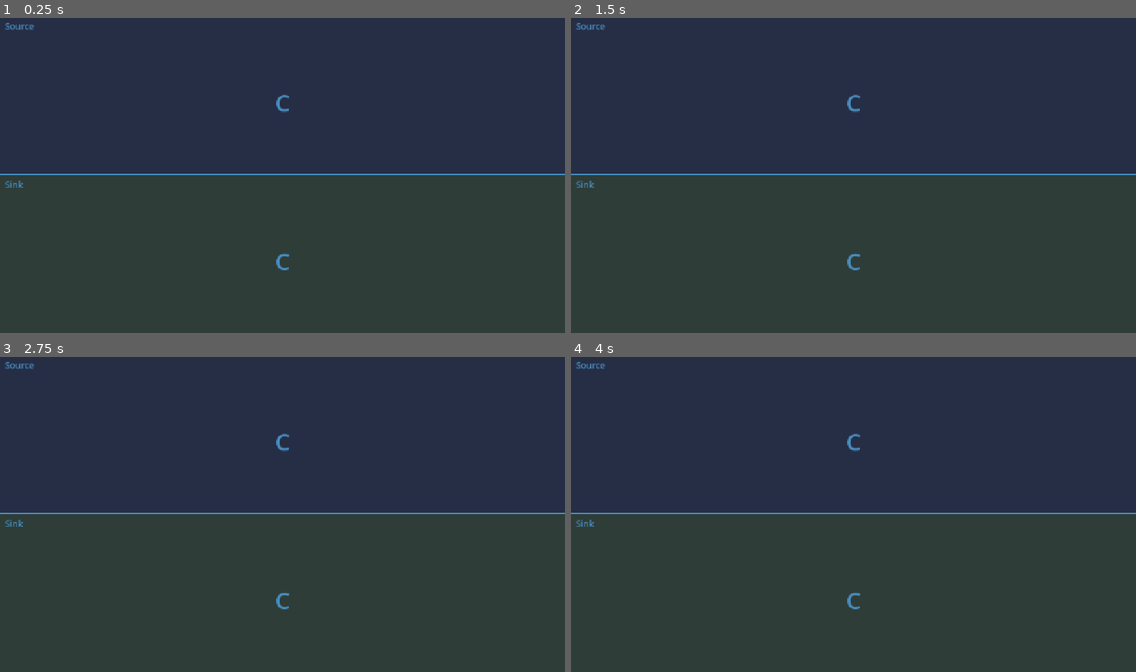
Above: before the commit, frames 1-4 (two rows, left to right).
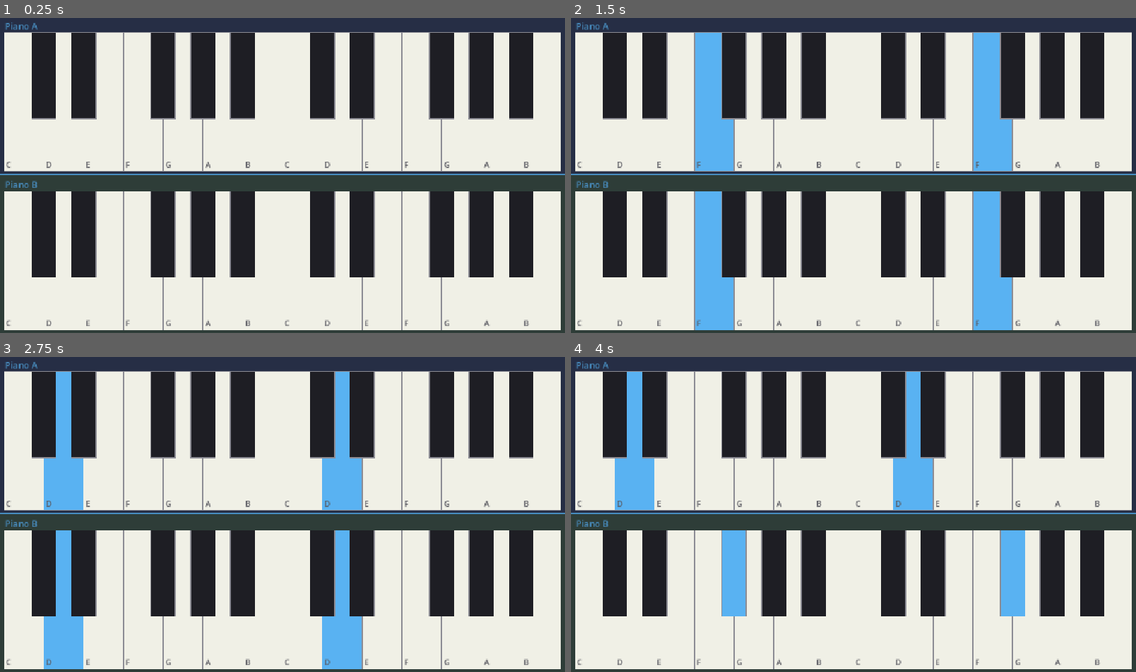
Above: after the commit, the same moments.

Repository: bitflipper42/Instrument
Game: Godot game, scene res://main.tscn
The game is run twice, just before and just after one commit, with the same random seed, the same clock (stepped at 60 frames per second) and the same inputs.
Inputs (mouse positions are in pixels of both pictures, inside the frame that each line leads up to):
- Up to frame 1 (0.25 s): no input
- Up to frame 2 (1.5 s): tap Enter at 0.5 s; move the mouse to (977, 159) at 0.52 s; click (977, 159) at 0.67 s; tap Space at 1.25 s; move the mouse to (740, 191) at 1.27 s; click (740, 191) at 1.42 s
- Up to frame 3 (2.75 s): tap Enter at 2 s; move the mouse to (339, 445) at 2.02 s; click (339, 445) at 2.17 s
- Up to frame 4 (4 s): tap Space at 2.75 s; move the mouse to (825, 577) at 2.77 s; click (825, 577) at 2.92 s; tap Enter at 3.5 s; move the mouse to (1023, 561) at 3.52 s; click (1023, 561) at 3.67 s

The runs differ from the first frame. In frame 1, 87% of the frame differs, in the area x 0-100%, y 1-100%; in frame 2, 87%; in frame 3, 87%; in frame 4, 87%.

Commit message:
Add PianoInstrument with drawable keyboard and click-to-play notes.
Derive from BasicInstrument to render a multi-octave piano and use it as the default tile scene.

Co-authored-by: Cursor <cursoragent@cursor.com>

Diff:
--- a/main.gd
+++ b/main.gd
@@ -8,7 +8,6 @@
 	if tiles.size() >= 2 and tiles[0] is BasicInstrument and tiles[1] is BasicInstrument:
 		var source := tiles[0] as BasicInstrument
 		var sink := tiles[1] as BasicInstrument
-		source.title = "Source"
-		sink.title = "Sink"
+		source.title = "Piano A"
+		sink.title = "Piano B"
 		source.connect_to(sink)
-		source.emit_note("C")
--- /dev/null
+++ b/piano_instrument.gd
@@ -0,0 +1,136 @@
+class_name PianoInstrument
+extends BasicInstrument
+
+## Full-width piano keyboard derived from BasicInstrument. Draws white and black
+## keys across the tile and emits note names on click.
+
+const WHITE_NOTES: PackedStringArray = ["C", "D", "E", "F", "G", "A", "B"]
+const BLACK_NOTES: PackedStringArray = ["C#", "D#", "F#", "G#", "A#"]
+## White-key index within an octave that has a black key to its right.
+const BLACK_AFTER_WHITE: PackedInt32Array = [0, 1, 3, 4, 5]
+
+@export var start_octave: int = 3
+@export var octave_count: int = 2
+
+@export var white_key_color: Color = Color(0.94, 0.94, 0.90)
+@export var black_key_color: Color = Color(0.12, 0.12, 0.14)
+@export var key_border_color: Color = Color(0.55, 0.55, 0.58)
+@export var active_key_color: Color = Color(0.35, 0.70, 0.95)
+
+const TITLE_HEIGHT := 28.0
+const KEYBOARD_PADDING := Vector2(8.0, 6.0)
+
+var _white_keys: Array[Dictionary] = []
+var _black_keys: Array[Dictionary] = []
+
+
+func _ready() -> void:
+	super._ready()
+	if title == "Instrument":
+		title = "Piano"
+
+
+func _input(event: InputEvent) -> void:
+	if not event is InputEventMouseButton:
+		return
+	var click := event as InputEventMouseButton
+	if not click.pressed or click.button_index != MOUSE_BUTTON_LEFT:
+		return
+	var tile_rect := Rect2(global_position, tile_size)
+	if not tile_rect.has_point(click.global_position):
+		return
+	var local_pos := click.global_position - global_position
+	var note := _note_at(local_pos)
+	if note != "":
+		emit_note(note)
+
+
+func _draw() -> void:
+	_draw_tile_chrome()
+	_rebuild_key_layout()
+	_draw_keyboard()
+
+
+func _draw_tile_chrome() -> void:
+	var rect := Rect2(Vector2.ZERO, tile_size)
+	draw_rect(rect, tile_color, true)
+	draw_rect(rect, border_color, false, border_width)
+	if title != "":
+		var font := ThemeDB.fallback_font
+		var font_size := 18
+		draw_string(
+			font, Vector2(10.0, 10.0 + font_size), title,
+			HORIZONTAL_ALIGNMENT_LEFT, -1, font_size, border_color)
+
+
+func _keyboard_rect() -> Rect2:
+	var origin := KEYBOARD_PADDING + Vector2(0.0, TITLE_HEIGHT)
+	var size := tile_size - origin - KEYBOARD_PADDING
+	size.x = maxf(size.x, 0.0)
+	size.y = maxf(size.y, 0.0)
+	return Rect2(origin, size)
+
+
+func _rebuild_key_layout() -> void:
+	_white_keys.clear()
+	_black_keys.clear()
+	var area := _keyboard_rect()
+	if area.size.x <= 0.0 or area.size.y <= 0.0:
+		return
+
+	var white_count := octave_count * WHITE_NOTES.size()
+	var white_width := area.size.x / float(white_count)
+	var white_height := area.size.y
+	var black_width := white_width * 0.62
+	var black_height := white_height * 0.62
+
+	for octave in octave_count:
+		for white_index in WHITE_NOTES.size():
+			var global_white := octave * WHITE_NOTES.size() + white_index
+			var note := WHITE_NOTES[white_index]
+			var key_rect := Rect2(
+				area.position + Vector2(white_width * global_white, 0.0),
+				Vector2(white_width, white_height))
+			_white_keys.append({"note": note, "rect": key_rect})
+
+			if BLACK_AFTER_WHITE.has(white_index):
+				var black_note := BLACK_NOTES[BLACK_AFTER_WHITE.find(white_index)]
+				var black_rect := Rect2(
+					Vector2(key_rect.position.x + white_width - black_width * 0.5, area.position.y),
+					Vector2(black_width, black_height))
+				_black_keys.append({"note": black_note, "rect": black_rect})
+
+
+func _draw_keyboard() -> void:
+	for key in _white_keys:
+		_draw_key(key["rect"], key["note"], false)
+	for key in _black_keys:
+		_draw_key(key["rect"], key["note"], true)
+
+
+func _draw_key(rect: Rect2, note: String, is_black: bool) -> void:
+	var fill := black_key_color if is_black else white_key_color
+	if note == current_note:
+		fill = active_key_color
+	draw_rect(rect, fill, true)
+	draw_rect(rect, key_border_color, false, 1.0)
+
+	if not is_black:
+		var font := ThemeDB.fallback_font
+		var font_size := clampi(int(rect.size.x * 0.22), 10, 16)
+		var label_y := rect.position.y + rect.size.y - 8.0
+		draw_string(
+			font, Vector2(rect.position.x + 4.0, label_y), note,
+			HORIZONTAL_ALIGNMENT_LEFT, rect.size.x - 8.0, font_size,
+			Color(0.35, 0.35, 0.38))
+
+
+func _note_at(local_pos: Vector2) -> String:
+	_rebuild_key_layout()
+	for key in _black_keys:
+		if (key["rect"] as Rect2).has_point(local_pos):
+			return key["note"]
+	for key in _white_keys:
+		if (key["rect"] as Rect2).has_point(local_pos):
+			return key["note"]
+	return ""
--- /dev/null
+++ b/piano_instrument.tscn
@@ -0,0 +1,6 @@
+[gd_scene format=3 uid="uid://bnbuti1ir0iy7"]
+
+[ext_resource type="Script" path="res://piano_instrument.gd" id="1_piano"]
+
+[node name="PianoInstrument" type="Node2D"]
+script = ExtResource("1_piano")
--- a/tile_manager.gd
+++ b/tile_manager.gd
@@ -8,7 +8,7 @@
 const InstTileScene := preload("res://inst_tile.tscn")
 
 ## The tile scene to instantiate for new tiles. Defaults to BasicInstrument.
-@export var tile_scene: PackedScene = preload("res://basic_instrument.tscn")
+@export var tile_scene: PackedScene = preload("res://piano_instrument.tscn")
 ## How many tiles to create on startup. Defaults to two horizontal tiles.
 @export var default_tile_count: int = 2
 ## Gap between adjacent tiles, in pixels.
Not shown, added: piano_instrument.gd.uid
